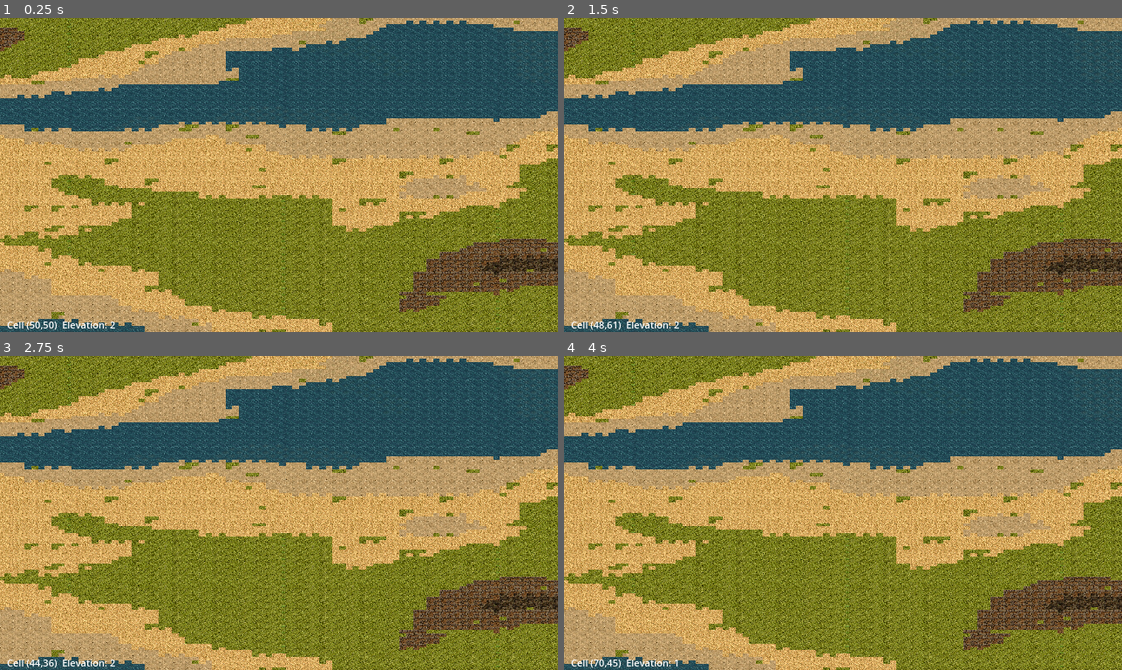
Above: before the commit, frames 1-4 (two rows, left to right).
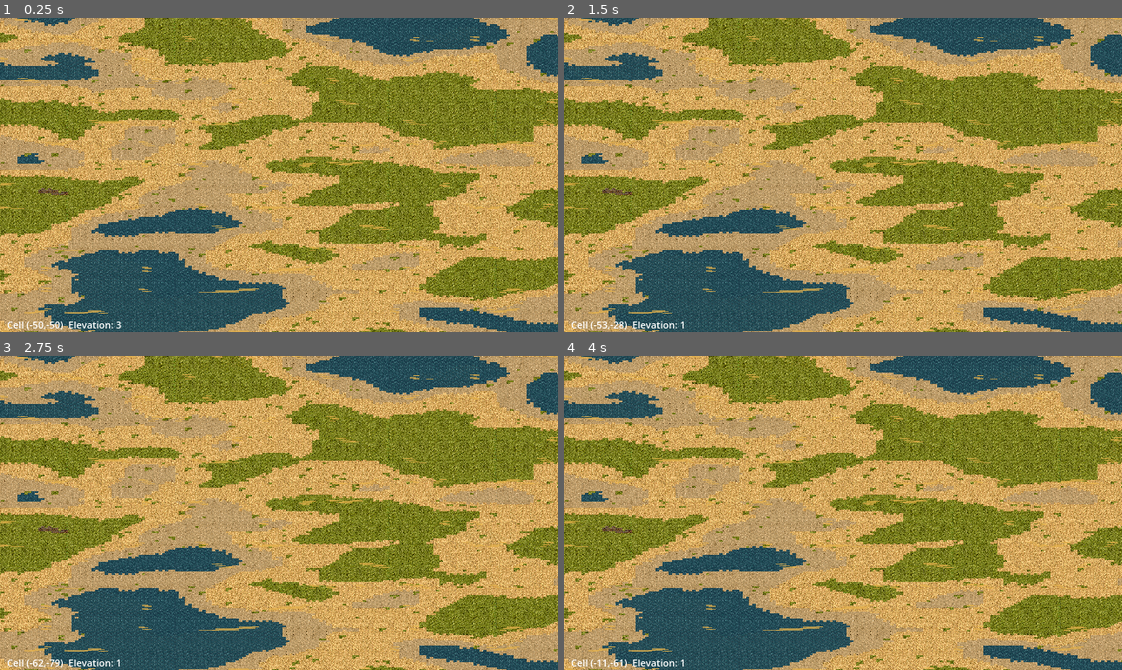
Above: after the commit, the same moments.

Repository: hamiltoncasas/ID0003_AgeOfAcadia
Game: Godot game, scene res://terrain_only.tscn
Two runs of this game, one before a commit and one after it. Both use one fixed random seed, a clock stepped at 60 frames per second and the inputs below.
Inputs (mouse positions are in pixels of both pictures, inside the frame that each line leads up to):
- Up to frame 1 (0.25 s): no input
- Up to frame 2 (1.5 s): tap Enter at 0.5 s; move the mouse to (965, 159) at 0.52 s; hold D (ui_right) 0.53-1.25 s; hold F (test_attack) 0.53-1.25 s; click (965, 159) at 0.67 s; tap Space at 1.25 s; drag from (731, 190) to (815, 237) at 1.27 s
- Up to frame 3 (2.75 s): tap Enter at 2 s; move the mouse to (334, 443) at 2.02 s; hold D (ui_right) from 2.03 s (still down); hold H (test_hurt) from 2.03 s (still down)
- Up to frame 4 (4 s): release D (ui_right) at 2.75 s; release H (test_hurt) at 2.75 s; tap Space at 2.75 s; drag from (815, 575) to (675, 465) at 2.77 s; tap Enter at 3.5 s; move the mouse to (1010, 560) at 3.52 s; hold A (ui_left) from 3.53 s (still down); hold = (zoom_in) from 3.53 s (still down)

The runs differ from the first frame. In frame 1, 87% of the frame differs, in the area x 0-100%, y 0-100%; in frame 2, 87%; in frame 3, 87%; in frame 4, 87%.

Commit message:
feat: contours + smooth overlays + 300x300 med map

Diff:
--- a/game/map/Llanura1.gd
+++ b/game/map/Llanura1.gd
@@ -15,11 +15,12 @@
 	print("Seed: ", seed_val)
 
 	var gen = load("res://map/ProceduralGeneration.gd").new()
-	var result = gen.generate(seed_val, 500, 500, ts)
+	var result = gen.generate(seed_val, 300, 300, ts)
 	if result is Array:
 		if result.size() >= 1: add_child(result[0])  # terrain
-		if result.size() >= 2: add_child(result[1])  # edges
-		if result.size() >= 3: _elev_map = result[2]
+		if result.size() >= 2: add_child(result[1])  # contours (on top)
+		if result.size() >= 3: add_child(result[2])  # heights (behind)
+		if result.size() >= 4: _elev_map = result[3]
 
 	_add_mouse_overlay()
 	print("Ready")
--- a/game/map/ProceduralGeneration.gd
+++ b/game/map/ProceduralGeneration.gd
@@ -132,10 +132,40 @@
 			heights.add_child(sprite)
 			height_count += 1
 
-	print("Tiles: ", count, " river: ", river_cells.size(), " heights: ", height_count)
-
-	# Return array: [edges_node, terrain_layer, elev_map]
-	return [layer, heights, elev_map]
+	# Step 4: Contour lines ON TOP of everything
+	var contours = Node2D.new()
+	contours.name = "Contours"
+	var contour_count = 0
+	var ct = _make_contour_tex()
+
+	for y in range(h):
+		for x in range(w):
+			var elev = elev_map[y][x]
+			var world_pos = _cell_to_world(x + ox, y + oy)
+			for c in [[x-1, y], [x+1, y], [x, y-1], [x, y+1]]:
+				var nx = c[0]; var ny = c[1]
+				if nx < 0 or nx >= w or ny < 0 or ny >= h:
+					continue
+				if elev_map[ny][nx] != elev:
+					var sp = Sprite2D.new()
+					sp.texture = ct
+					sp.centered = true
+					sp.position = world_pos + Vector2((nx-x) * 64, (ny-y) * 16)
+					contours.add_child(sp)
+					contour_count += 1
+
+	print("Tiles: ", count, " river: ", river_cells.size(), " heights: ", height_count, " contours: ", contour_count)
+	return [layer, contours, heights, elev_map]
+
+
+func _make_contour_tex():
+	# Thin bright line visible on top of everything
+	var img = Image.create(128, 8, false, Image.FORMAT_RGBA8)
+	for y in range(8):
+		var a = 0.6 if y >= 2 and y <= 5 else 0.0
+		for x in range(128):
+			img.set_pixel(x, y, Color(0.9, 0.7, 0.3, a))
+	return ImageTexture.create_from_image(img)
 
 
 func _make_smooth_overlay(w, h, color):
--- a/game/terrain_only.tscn
+++ b/game/terrain_only.tscn
@@ -5,8 +5,8 @@
 [node name="Root" type="Node2D"]
 
 [node name="Camera2D" type="Camera2D" parent="."]
-position = Vector2(0, 9600)
-zoom = Vector2(0.12, 0.12)
+position = Vector2(0, 3200)
+zoom = Vector2(0.06, 0.06)
 
 [node name="Terrain" type="Node2D" parent="."]
 script = ExtResource("1")
